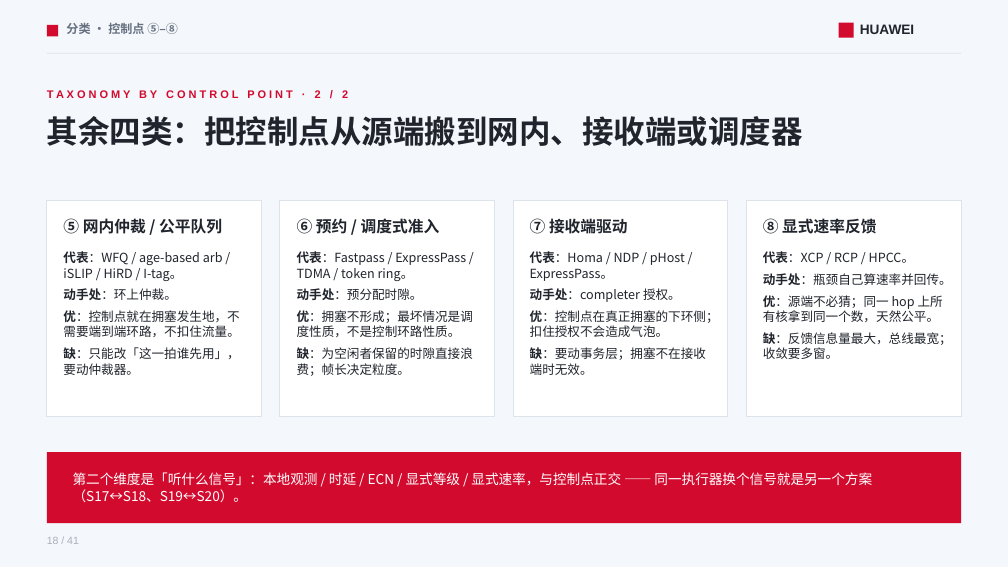
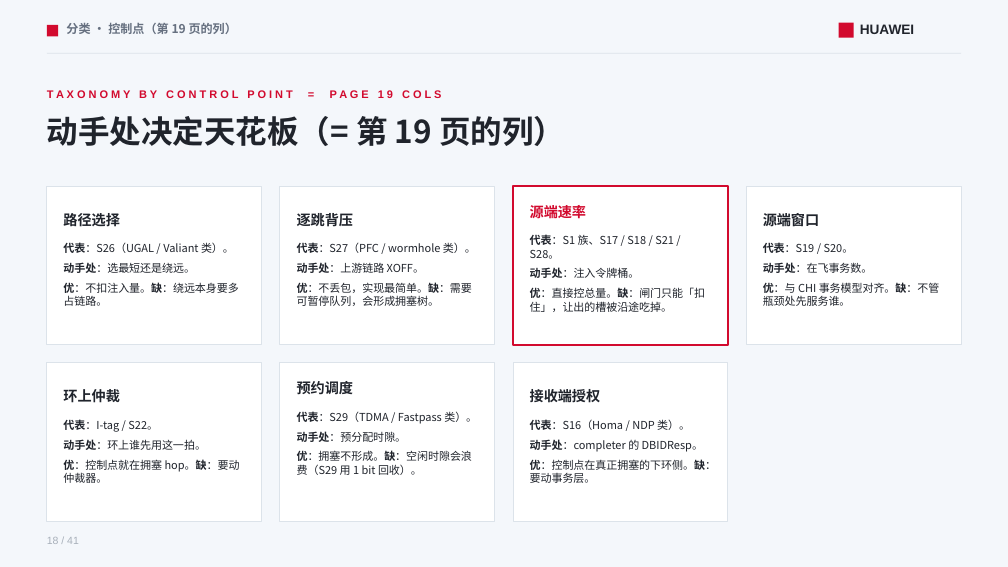
Before and after one commit to lukebest/booksim2, a slide deck: slide 18 of ppt/ring2-write-fairness.pptx. Drawn at 1008x567 pixels with LibreOffice and Linux fonts; fonts in the diff are those of the drawing. Boxes give left, top, right and bottom in pixels: in the first picture for what was removed or moved away, otherwise in the second. Text is boxed around its words. In the diff, an @@ line names an element or a change of style, - is before the commit and + after.

```diff
--- a/ppt/ring2-write-fairness.pptx
+++ b/ppt/ring2-write-fairness.pptx
@@ text at (x1=66, y1=23, x2=237, y2=34): text changed @@
-分类 · 控制点 ⑤–⑧
+分类 · 控制点（第 19 页的列）
@@ text at (x1=47, y1=90, x2=441, y2=101): text changed @@
-T A X O N O M Y B Y C O N T R O L P O I N T · 2 / 2
+T A X O N O M Y B Y C O N T R O L P O I N T = P A G E 1 9 C O L S
@@ text at (x1=47, y1=116, x2=565, y2=146): text changed @@
-其余四类：把控制点从源端搬到网内、接收端或调度器
+动手处决定天花板（= 第 19 页的列）
@@ rectangle resized from (x1=47, y1=200, x2=262, y2=417) to (x1=47, y1=186, x2=262, y2=345) @@
@@ rectangle resized from (x1=280, y1=200, x2=495, y2=417) to (x1=280, y1=186, x2=495, y2=345) @@
@@ rectangle resized from (x1=513, y1=200, x2=728, y2=417) to (x1=513, y1=186, x2=728, y2=345) @@
@@ rectangle at (x1=513, y1=186, x2=728, y2=345): outline #DCE3EA 1 pt to #D20A2E 1.5 pt @@
@@ text at (x1=530, y1=203, x2=586, y2=222): text changed; size 15 to 13.5 pt; text colour #20242C to #D20A2E @@
-⑦ 接收端驱动
+源端速率
@@ rectangle resized from (x1=746, y1=200, x2=961, y2=417) to (x1=746, y1=186, x2=961, y2=345) @@
@@ text at (x1=63, y1=213, x2=119, y2=226): text changed; size 15 to 13.5 pt @@
-⑤ 网内仲裁 / 公平队列
+路径选择
@@ text at (x1=297, y1=213, x2=353, y2=226): text changed; size 15 to 13.5 pt @@
-⑥ 预约 / 调度式准入
+逐跳背压
@@ text at (x1=530, y1=234, x2=705, y2=312): text changed; size 12 to 10.5 pt @@
-代表：Homa / NDP / pHost / ExpressPass。
-动手处：completer 授权。
-优：控制点在真正拥塞的下环侧；扣住授权不会造成气泡。
-缺：要动事务层；拥塞不在接收端时无效。
+代表：S1 族、S17 / S18 / S21 / S28。
+动手处：注入令牌桶。
+优：直接控总量。缺：闸门只能「扣住」，让出的槽被沿途吃掉。
@@ text at (x1=763, y1=213, x2=819, y2=226): text changed; size 15 to 13.5 pt @@
-⑧ 显式速率反馈
+源端窗口
@@ text at (x1=63, y1=242, x2=238, y2=306): text changed; size 12 to 10.5 pt @@
-代表：WFQ / age-based arb / iSLIP / HiRD / I-tag。
-动手处：环上仲裁。
-优：控制点就在拥塞发生地，不需要端到端环路，不扣住流量。
-缺：只能改「这一拍谁先用」，要动仲裁器。
+代表：S26（UGAL / Valiant 类）。
+动手处：选最短还是绕远。
+优：不扣注入量。缺：绕远本身要多占链路。
@@ text at (x1=297, y1=242, x2=476, y2=306): text changed; size 12 to 10.5 pt @@
-代表：Fastpass / ExpressPass / TDMA / token ring。
-动手处：预分配时隙。
-优：拥塞不形成；最坏情况是调度性质，不是控制环路性质。
-缺：为空闲者保留的时隙直接浪费；帧长决定粒度。
+代表：S27（PFC / wormhole 类）。
+动手处：上游链路 XOFF。
+优：不丢包，实现最简单。缺：需要可暂停队列，会形成拥塞树。
@@ text at (x1=763, y1=242, x2=940, y2=306): text changed; size 12 to 10.5 pt @@
-代表：XCP / RCP / HPCC。
-动手处：瓶颈自己算速率并回传。
-优：源端不必猜；同一 hop 上所有核拿到同一个数，天然公平。
-缺：反馈信息量最大，总线最宽；收敛要多窗。
+代表：S19 / S20。
+动手处：在飞事务数。
+优：与 CHI 事务模型对齐。缺：不管瓶颈处先服务谁。
@@ rectangle resized from (x1=47, y1=452, x2=961, y2=523) to (x1=47, y1=363, x2=262, y2=522) @@
@@ rectangle at (x1=47, y1=363, x2=262, y2=522): fill #D20A2E to #FFFFFF; outline none to #DCE3EA 1 pt @@
@@ text added at (x1=63, y1=389, x2=119, y2=403), 13.5 pt, text #20242C, bold @@
+环上仲裁
@@ rectangle added at (x1=280, y1=363, x2=495, y2=522), fill #FFFFFF, outline #DCE3EA 1 pt @@
@@ text added at (x1=297, y1=381, x2=353, y2=394), 13.5 pt, text #20242C, bold @@
+预约调度
@@ rectangle added at (x1=513, y1=363, x2=728, y2=522), fill #FFFFFF, outline #DCE3EA 1 pt @@
@@ text added at (x1=530, y1=389, x2=601, y2=402), 13.5 pt, text #20242C, bold @@
+接收端授权
@@ text added at (x1=63, y1=419, x2=240, y2=483), 10.5 pt, text #20242C @@
+代表：I-tag / S22。
+动手处：环上谁先用这一拍。
+优：控制点就在拥塞 hop。缺：要动仲裁器。
@@ text added at (x1=297, y1=411, x2=477, y2=475), 10.5 pt, text #20242C @@
+代表：S29（TDMA / Fastpass 类）。
+动手处：预分配时隙。
+优：拥塞不形成。缺：空闲时隙会浪费（S29 用 1 bit 回收）。
@@ text added at (x1=530, y1=419, x2=716, y2=483), 10.5 pt, text #20242C @@
+代表：S16（Homa / NDP 类）。
+动手处：completer 的 DBIDResp。
+优：控制点在真正拥塞的下环侧。缺：要动事务层。
@@ text removed at (x1=73, y1=472, x2=872, y2=502) @@
-第二个维度是「听什么信号」：本地观测 / 时延 / ECN / 显式等级 / 显式速率，与控制点正交 —— 同一执行器换个信号就是另一个方案（S17↔S18、S19↔S20）。
```
Also in this commit, not shown: 5 other slides changed, 1 slide added, 1 slide removed, 3 other files.
